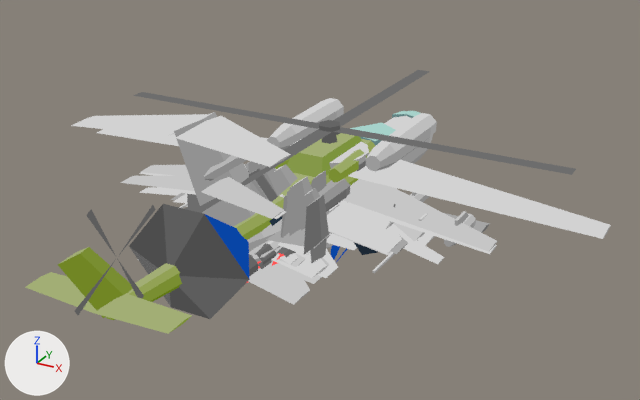
An edit to the Blender file assets-src/blend/stflt.blend, drawn before and after from the same camera.
Before and after are seen from a 50 mm camera at (321.0, -599.0, 293.0) aimed at (15.0, -43.0, 15.0). Every picture has the same lights, and +X, +Y and +Z are marked at lower left. The first picture is the older version.

The first picture shows 'stflt_000_lod0', 'stflt_005_lod0', 'stflt_006_lod0', 'stflt_009_lod0', 'stflt_011_lod0', 'stflt_014_lod0', 'stflt_022_lod0', 'stflt_025_lod0', 'stflt_025_lod0_part1', 'stflt_029_lod0', 'stflt_030_lod0', 'stflt_032_lod0', 'stflt_035_lod0_s7v1' and 10 more.
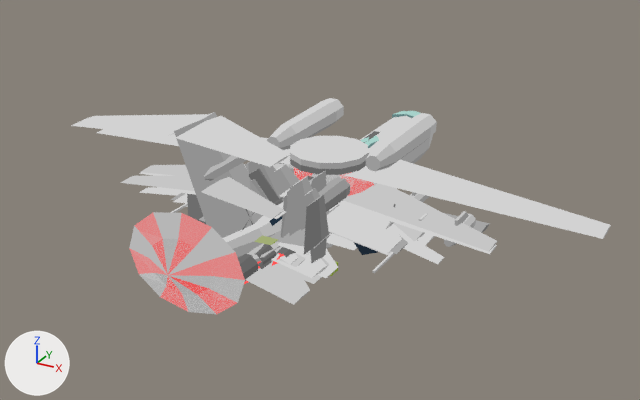
Changed parts and their boxes (x1, y1, x2, y2) in the pictures (640 x 400 px):
'stflt_025_lod0', rescaled (mostly hidden afterwards): before (25, 123, 396, 334); after (242, 209, 278, 245)
'stflt_035_lod0_s7v1', reshaped, recoloured (11% shorter): before (129, 204, 250, 319); after (129, 212, 245, 314)
'stflt_025_lod0_part1', rescaled (mostly hidden afterwards): before (133, 70, 576, 213); after (274, 131, 380, 204)
'stflt_011_lod0', reshaped (mostly hidden): before (331, 245, 347, 262); after (288, 164, 377, 276)

The change, as a list of edits to the scene's bpy script:
```text
Add mat_pal_211:
    mat_pal_211 = bpy.data.materials.new('pal_211')
    # nodes: BsdfTransparent, Emission, LightPath, MixShader, OutputMaterial
    # colours: pink #dc9494
Add mat_pal_212:
    mat_pal_212 = bpy.data.materials.new('pal_212')
    # nodes: BsdfTransparent, Emission, LightPath, MixShader, OutputMaterial
    # colours: pink #e08080
Add mat_pal_213:
    mat_pal_213 = bpy.data.materials.new('pal_213')
    # nodes: BsdfTransparent, Emission, LightPath, MixShader, OutputMaterial
    # colours: red #e46c6c
Add mat_pal_214:
    mat_pal_214 = bpy.data.materials.new('pal_214')
    # nodes: BsdfTransparent, Emission, LightPath, MixShader, OutputMaterial
    # colours: red #e85858
Add mat_pal_209:
    mat_pal_209 = bpy.data.materials.new('pal_209')
    # nodes: BsdfTransparent, Emission, LightPath, MixShader, OutputMaterial
    # colours: pale pink #d0bcbc
Add mat_pal_210:
    mat_pal_210 = bpy.data.materials.new('pal_210')
    # nodes: BsdfTransparent, Emission, LightPath, MixShader, OutputMaterial
    # colours: pink #d8a8a8
Add mat_pal_208:
    mat_pal_208 = bpy.data.materials.new('pal_208')
    # nodes: BsdfTransparent, Emission, LightPath, MixShader, OutputMaterial
    # colours: light grey #d0d0d0
Add mat_pal_215:
    mat_pal_215 = bpy.data.materials.new('pal_215')
    # nodes: BsdfTransparent, Emission, LightPath, MixShader, OutputMaterial
    # colours: red #f04040
Change me_stflt_011_lod0:
    used by ob_stflt_011_lod0; parent = ob_stflt_011; location = (0.0, 0.0, 0.0)
    remove me_stflt_011_lod0.from_pydata(...)  # 66 vertices, 22 faces; spans x -48.0..48.0, y -48.0..48.0, z -72.0..36.0
    remove me_stflt_011_lod0.materials.append(mat_pal_218)
    add me_stflt_011_lod0.from_pydata(...)  # 708 vertices, 236 faces; spans x -48.0..48.0, y -48.0..48.0, z -72.0..36.0
    me_stflt_011_lod0 part 1: 58 vertices removed from x -48.0..48.0, y -48.0..48.0, z -72.0..0.0; 700 vertices added at x -48.0..48.0, y -48.0..48.0, z -72.0..36.0
    remove me_stflt_011_lod0.materials.append(mat_pal_230)
    remove me_stflt_011_lod0.materials.append(mat_pal_255)
    add me_stflt_011_lod0.materials.append(mat_pal_166)
    add me_stflt_011_lod0.materials.append(mat_pal_168)
    add me_stflt_011_lod0.materials.append(mat_pal_169)
    add me_stflt_011_lod0.materials.append(mat_pal_170)
    add me_stflt_011_lod0.materials.append(mat_pal_171)
    add me_stflt_011_lod0.materials.append(mat_pal_173)
    add me_stflt_011_lod0.materials.append(mat_pal_208)
    add me_stflt_011_lod0.materials.append(mat_pal_209)
    add me_stflt_011_lod0.materials.append(mat_pal_210)
    add me_stflt_011_lod0.materials.append(mat_pal_211)
    add me_stflt_011_lod0.materials.append(mat_pal_212)
    add me_stflt_011_lod0.materials.append(mat_pal_213)
    add me_stflt_011_lod0.materials.append(mat_pal_214)
    add me_stflt_011_lod0.materials.append(mat_pal_215)
    add me_stflt_011_lod0.materials.append(mat_pal_225)
    add me_stflt_011_lod0.materials.append(mat_pal_226)
    add me_stflt_011_lod0.materials.append(mat_pal_227)
    add me_stflt_011_lod0.materials.append(mat_pal_228)
    add me_stflt_011_lod0.materials.append(mat_pal_229)
Change me_stflt_025_lod0_001:
    used by ob_stflt_025_lod0; parent = ob_stflt_025; location = (0.0, 0.0, 0.0)
    remove me_stflt_025_lod0_001.from_pydata(...)  # 656 vertices, 161 faces; spans x -53.0..53.0, y -302.0..110.0, z -25.0..99.0
    add me_stflt_025_lod0_001.from_pydata(...)  # 656 vertices, 161 faces; spans x -25.0..25.0, y -141.0..52.0, z -12.0..46.0
    me_stflt_025_lod0_001 part 2: the whole mesh is scaled about the mesh origin by 0.468
Change me_stflt_025_lod0_part1_001:
    used by ob_stflt_025_lod0_part1; parent = ob_stflt_025_lod0; location = (0.0, 0.0, 0.0)
    remove me_stflt_025_lod0_part1_001.from_pydata(...)  # 68 vertices, 16 faces; spans x -197.0..197.0, y -197.0..197.0, z 55.0..62.0
    add me_stflt_025_lod0_part1_001.from_pydata(...)  # 68 vertices, 16 faces; spans x -92.0..92.0, y -92.0..92.0, z 26.0..29.0
    me_stflt_025_lod0_part1_001 part 3: the whole mesh is scaled about the mesh origin by 0.468
Change me_stflt_035_lod0_s7v1:
    used by ob_stflt_035_lod0_s7v1; parent = ob_stflt_035_lod0; location = (0.0, 0.0, 0.0)
    remove me_stflt_035_lod0_s7v1.from_pydata(...)  # 54 vertices, 18 faces; spans x -48.0..48.0, y -214.0..-122.0, z -12.0..64.0
    remove me_stflt_035_lod0_s7v1.materials.append(mat_pal_235)
    remove me_stflt_035_lod0_s7v1.materials.append(mat_pal_237)
    remove me_stflt_035_lod0_s7v1.materials.append(mat_pal_239)
    remove me_stflt_035_lod0_s7v1.materials.append(mat_pal_255)
    add me_stflt_035_lod0_s7v1.from_pydata(...)  # 216 vertices, 72 faces; spans x -46.0..46.0, y -214.0..-196.0, z -10.0..62.0
    me_stflt_035_lod0_s7v1 part 4: 42 vertices removed from x -48.0..48.0, y -194.0..-122.0, z -12.0..64.0; 204 vertices added at x -46.0..46.0, y -214.0..-196.0, z -10.0..62.0
    add me_stflt_035_lod0_s7v1.materials.append(mat_pal_209)
    add me_stflt_035_lod0_s7v1.materials.append(mat_pal_210)
    add me_stflt_035_lod0_s7v1.materials.append(mat_pal_211)
    add me_stflt_035_lod0_s7v1.materials.append(mat_pal_212)
    add me_stflt_035_lod0_s7v1.materials.append(mat_pal_213)
    add me_stflt_035_lod0_s7v1.materials.append(mat_pal_214)
    add me_stflt_035_lod0_s7v1.materials.append(mat_pal_225)
    add me_stflt_035_lod0_s7v1.materials.append(mat_pal_226)
    add me_stflt_035_lod0_s7v1.materials.append(mat_pal_227)
    add me_stflt_035_lod0_s7v1.materials.append(mat_pal_228)
    add me_stflt_035_lod0_s7v1.materials.append(mat_pal_229)
```
